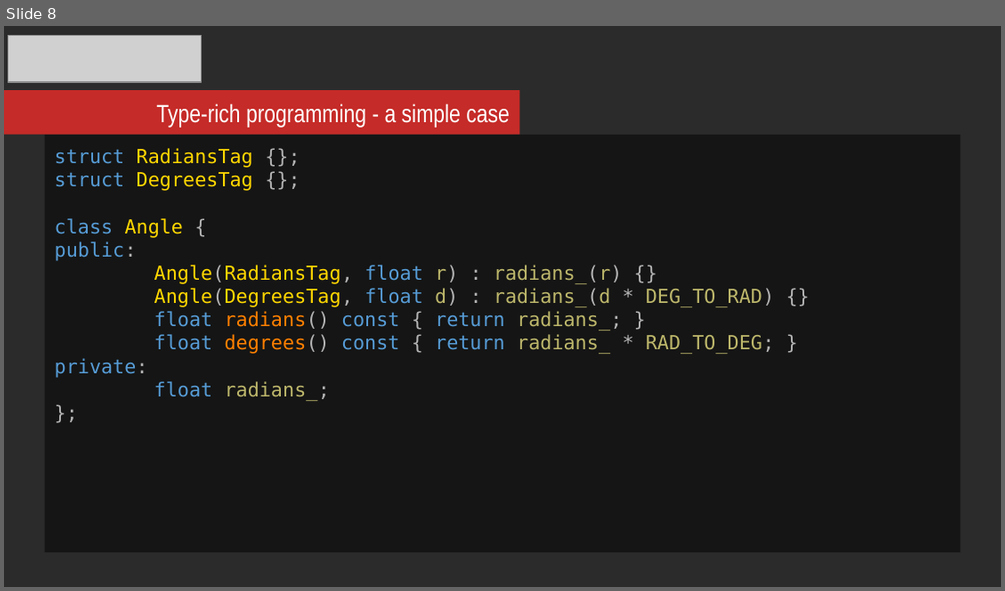
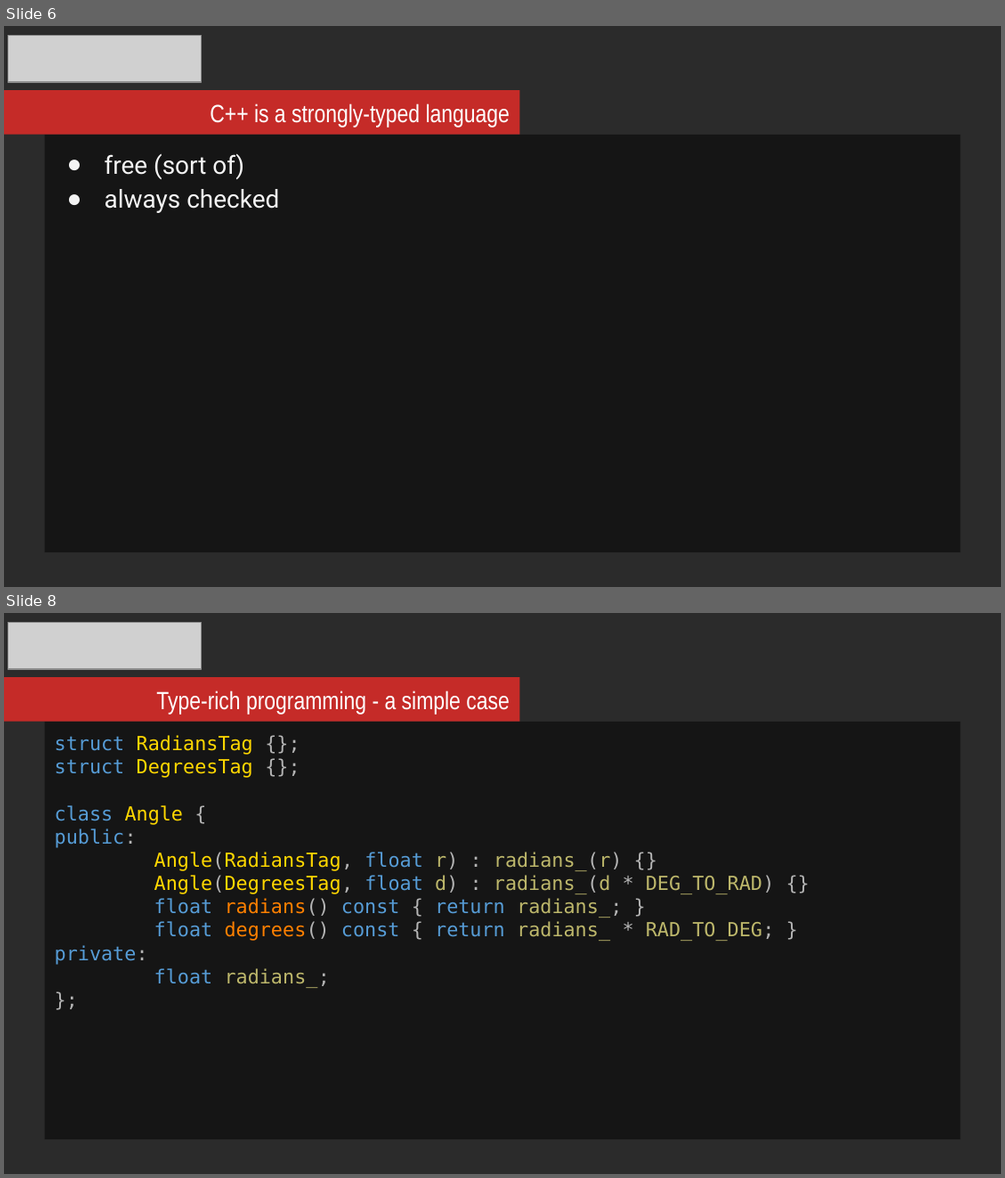
Before and after one commit to mikosz/type-safety, a slide deck: ask-not-what-you-can-do-for-the-compiler.odp. Shown one above the other, each under a label of ours: slide 8 before the commit, slides 6 and 8 after it; the slides between them are not shown. The pictures are 1005x591 and 1005x1178 pixels, drawn with LibreOffice and Linux fonts; fonts in the diff are those of the drawing; grey boxes stand for pictures; background and template pictures are left out; a plain dark background stands for a picture behind light text. Boxes give left, top, right and bottom in pixels: in the first picture for what was removed or moved away, otherwise in the second. Text is boxed around its words. In the diff, an @@ line names an element or a change of style, - is before the commit and + after.

```diff
--- a/ask-not-what-you-can-do-for-the-compiler.odp
+++ b/ask-not-what-you-can-do-for-the-compiler.odp
@@ slide 6 added at box(4, 26, 1001, 587), background picture (left out) @@
@@ picture added at box(8, 35, 202, 82) @@
@@ rectangle added at box(4, 90, 519, 134), fill #C52B28 @@
@@ text added at box(210, 103, 510, 127), 18 pt, text #FFFFFF @@
+C++ is a strongly-typed language
@@ rectangle added at box(45, 135, 960, 552), fill #000000 at 51% opacity, 18 pt, text #F3F3F3 @@
+● free (sort of)
+● always checked
```
Also in this commit, not shown: 2 slides changed, 5 other slides added.
